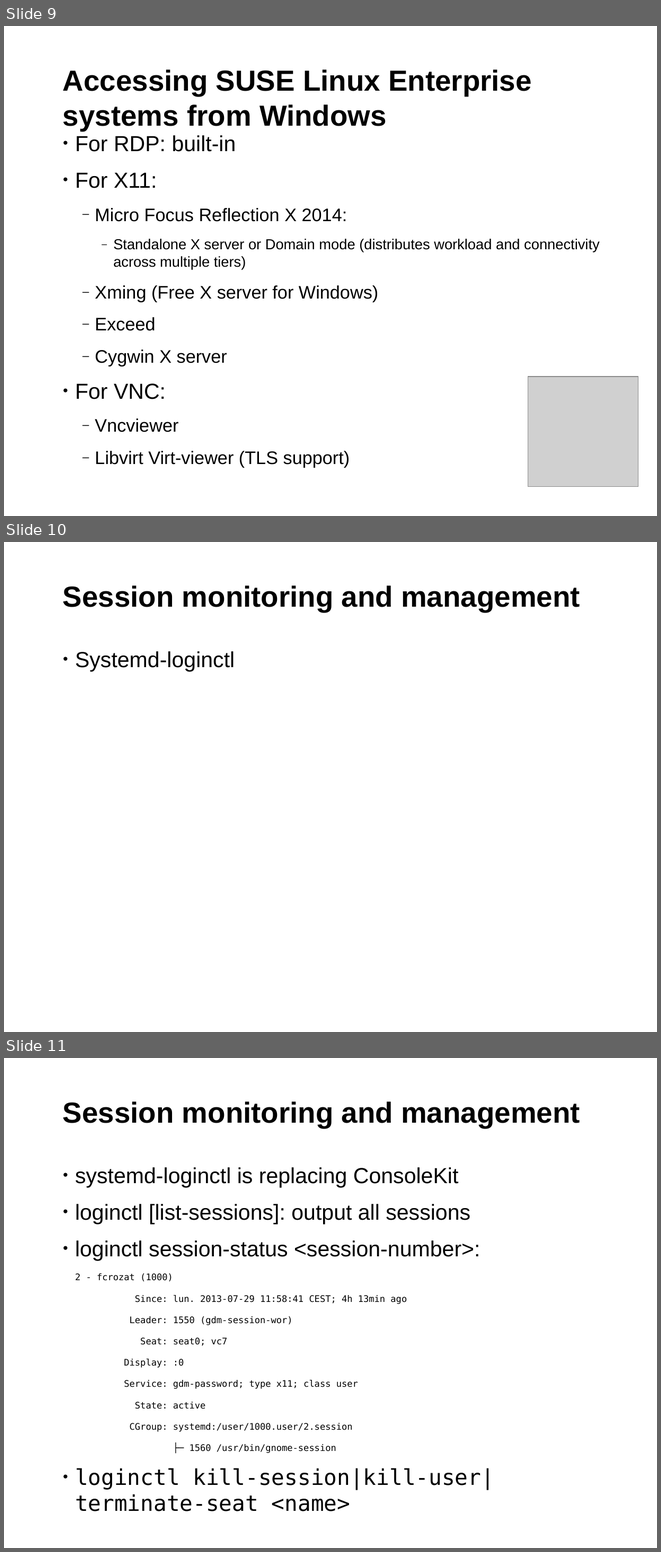
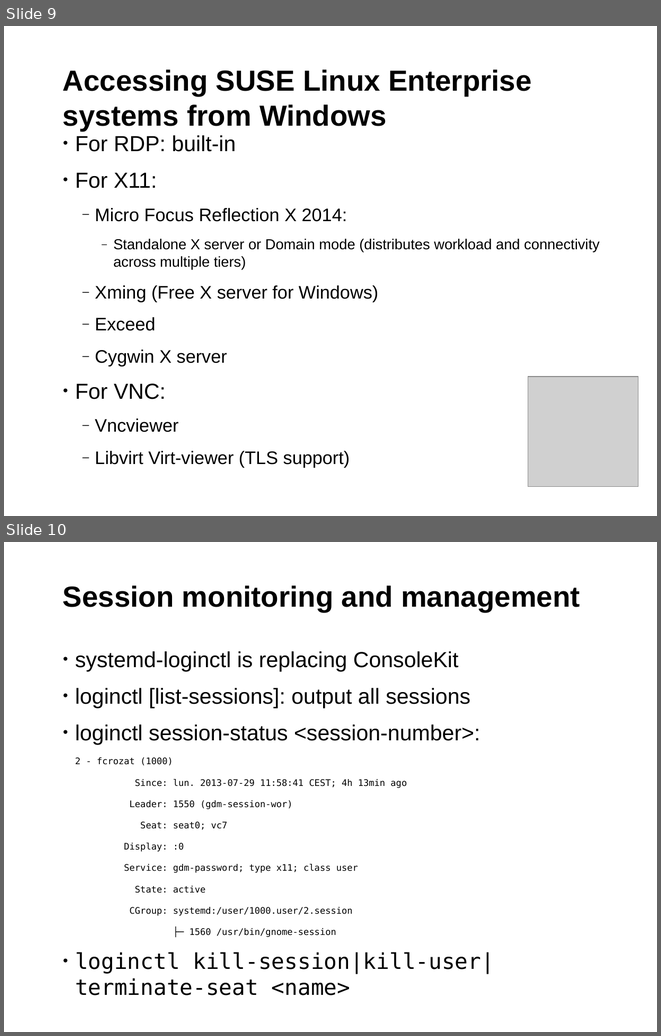
Before and after one commit to sreeves/presentation, a slide deck: SUSECON_2015_RemoteDesktop.odp. Shown one above the other, each under a label of ours: slides 9, 10 and 11 before the commit, slides 9 and 10 after it. The pictures are 661x1552 and 661x1036 pixels, drawn with LibreOffice and Linux fonts; fonts in the diff are those of the drawing; grey boxes stand for pictures; background and template pictures are left out. Boxes give left, top, right and bottom in pixels: in the first picture for what was removed or moved away, otherwise in the second. Text is boxed around its words. In the diff, an @@ line names an element or a change of style, - is before the commit and + after.

```diff
--- a/SUSECON_2015_RemoteDesktop.odp
+++ b/SUSECON_2015_RemoteDesktop.odp
@@ slide 10 removed at (4,542,657,1032), background #FFFFFF; not listed: 1 template element that a slide beside it also shows @@
@@ title removed at (63,585,580,612) @@
-Session monitoring and management
@@ text removed at (75,651,235,672) @@
-• Systemd-loginctl
@@ what was slide 11 is now slide 10 @@
```
Also in this commit, not shown: 2 slides changed.
